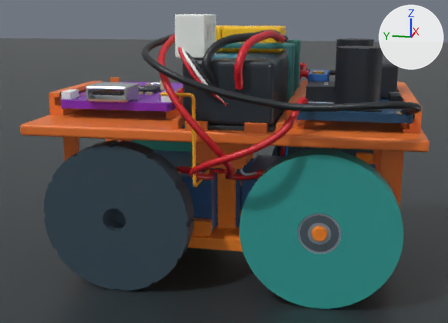
Two versions of the Blender file cad/complete/complete-spy-car.blend, one commit apart.
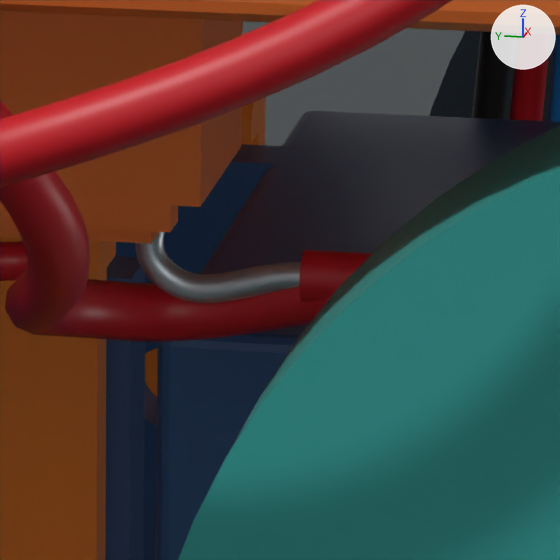
The first picture shows the older version from a 50 mm lens placed at (-134.2, -24.0, 48.9), pointed at (-3.0, 2.2, 16.1). The close-ups show the older and then the newer version on the part from 50% to 64% of the width and 44% to 63% of the height of that picture. Only the edits that show in the close-ups are written down. Lighting does not change. The marker at upper right points along +X, +Y and +Z.

Objects in the first close-up: 'Electronics deck - removable four-finger carrier', 'GND servo GPIO18', 'PW | Battery harness to F_IN', 'PW | F_IN VBAT_RAW joint insulation', 'PW | F_IN VBAT_RAW lead', 'PW | F_IN to buck IN+', 'Passive press-fit wheel rear-left', 'Powered wheel drive_right', 'Servo A • assumed body', 'Servo B • assumed body', 'Studio floor', 'rolling_chassis' and 3 more.
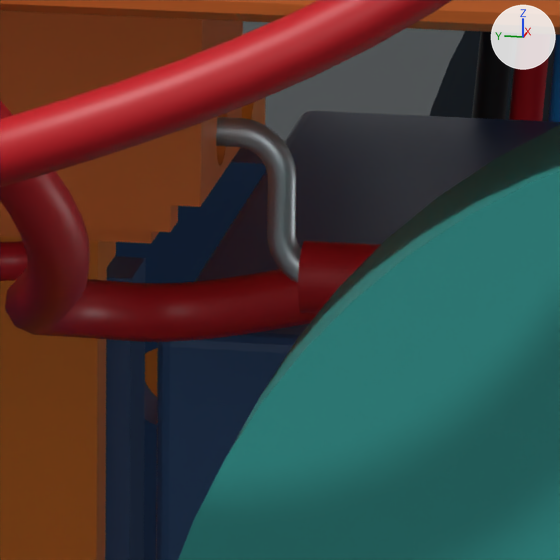
The change, as a diff of the scene's bpy script:
```diff
--- a/cad/complete/complete-spy-car.blend.py
+++ b/cad/complete/complete-spy-car.blend.py
@@ me_cylinder_004 @@
 # used by ob_pw___f_in_vbat_raw_joint_insulation; location = (-15.0, -8.0, 17.0); rotation_euler = (1.571, 0.0, 0.0), in degrees (90, 0, 0)
-me_cylinder_004.from_pydata(...)  # 96 vertices, 50 faces; spans x -0.6..0.6, y -0.6..0.6, z -1.0..1.0
+me_cylinder_004.from_pydata(...)  # 96 vertices, 50 faces; spans x -0.8..0.8, y -0.8..0.8, z -1.5..1.5
+# me_cylinder_004 part 1: the whole mesh is scaled about its middle by (1.33, 1.33, 1.5)
 me_cylinder_004.materials.append(mat_pw_positive_insulation)
@@ cu_f_in_vbat_raw_lead @@
 cu_f_in_vbat_raw_lead.dimensions = '3D'
-_sp = cu_f_in_vbat_raw_lead.splines.new('BEZIER'); _sp.bezier_points.add(3)
-_sp.bezier_points.foreach_set('co', [-15.0, -3.555, 20.2, -15.0, -3.8, 19.2, -15.0, -3.8, 17.0, -15.0, -7.0, 17.0])
-_sp.bezier_points.foreach_set('handle_left', [-15.0, -3.459, 20.59, -15.0, -3.752, 19.6, -15.0, -3.193, 17.61, -15.0, -5.751, 17.0])
-_sp.bezier_points.foreach_set('handle_right', [-15.0, -3.651, 19.81, -15.0, -3.903, 18.35, -15.0, -4.683, 16.12, -15.0, -8.249, 17.0])
-for _p, _l, _r in zip(_sp.bezier_points, ['AUTO', 'AUTO', 'AUTO', 'AUTO'], ['AUTO', 'AUTO', 'AUTO', 'AUTO']): _p.handle_left_type = _l; _p.handle_right_type = _r
+_sp = cu_f_in_vbat_raw_lead.splines.new('POLY'); _sp.points.add(51)
+_sp.points.foreach_set('co', [-15.0, -3.5, 20.2, 1.0, -15.0, -5.5, 20.2, 1.0, -15.0, -5.565, 20.2, 1.0, -15.0, -5.631, 20.19, 1.0, -15.0, -5.695, 20.18, 1.0, -15.0, -5.759, 20.17, 1.0, -15.0, -5.821, 20.15, 1.0, -15.0, -5.883, 20.12, 1.0, -15.0, -5.942, 20.1, 1.0, -15.0, -6.0, 20.07, 1.0, -15.0, -6.056, 20.03, 1.0, -15.0, -6.109, 19.99, 1.0, -15.0, -6.159, 19.95, 1.0, -15.0, -6.207, 19.91, 1.0, -15.0, -6.252, 19.86, 1.0, -15.0, -6.293, 19.81, 1.0, -15.0, -6.331, 19.76, 1.0, -15.0, -6.366, 19.7, 1.0, -15.0, -6.397, 19.64, 1.0, -15.0, -6.424, 19.58, 1.0, -15.0, -6.447, 19.52, 1.0, -15.0, -6.466, 19.46, 1.0, -15.0, -6.481, 19.4, 1.0, -15.0, -6.491, 19.33, 1.0, -15.0, -6.498, 19.27, 1.0, -15.0, -6.5, 19.2, 1.0, -15.0, -6.5, 18.0, 1.0, -15.0, -6.502, 17.93, 1.0, -15.0, -6.509, 17.87, 1.0, -15.0, -6.519, 17.8, 1.0, -15.0, -6.534, 17.74, 1.0, -15.0, -6.553, 17.68, 1.0, -15.0, -6.576, 17.62, 1.0, -15.0, -6.603, 17.56, 1.0, -15.0, -6.634, 17.5, 1.0, -15.0, -6.669, 17.44, 1.0, -15.0, -6.707, 17.39, 1.0, -15.0, -6.748, 17.34, 1.0, -15.0, -6.793, 17.29, 1.0, -15.0, -6.841, 17.25, 1.0, -15.0, -6.891, 17.21, 1.0, -15.0, -6.944, 17.17, 1.0, -15.0, -7.0, 17.13, 1.0, -15.0, -7.058, 17.1, 1.0, -15.0, -7.117, 17.08, 1.0, -15.0, -7.179, 17.05, 1.0, -15.0, -7.241, 17.03, 1.0, -15.0, -7.305, 17.02, 1.0, -15.0, -7.369, 17.01, 1.0, -15.0, -7.435, 17.0, 1.0, -15.0, -7.5, 17.0, 1.0, -15.0, -8.5, 17.0, 1.0])
 _sp.resolution_u = 16
@@ ob_pw___f_in_vbat_raw_joint_insulation @@
 ob_pw___f_in_vbat_raw_joint_insulation = bpy.data.objects.new('PW | F_IN VBAT_RAW joint insulation', me_cylinder_004)
-ob_pw___f_in_vbat_raw_joint_insulation.location = (-15.0, -8.0, 17.0)
+ob_pw___f_in_vbat_raw_joint_insulation.location = (-15.0, -8.5, 17.0)
 ob_pw___f_in_vbat_raw_joint_insulation.rotation_euler = (1.571, 0.0, 0.0)  # degrees (90, 0, 0)
```

Where the change shows, as pixel boxes (x1, y1, x2, y2) in the close-ups (560 x 560 px):
'PW | F_IN VBAT_RAW lead', reshaped: before (135, 232, 301, 303); after (216, 117, 301, 282)
'PW | F_IN VBAT_RAW joint insulation', moved, rescaled: before (299, 250, 372, 302); after (298, 241, 381, 314)
